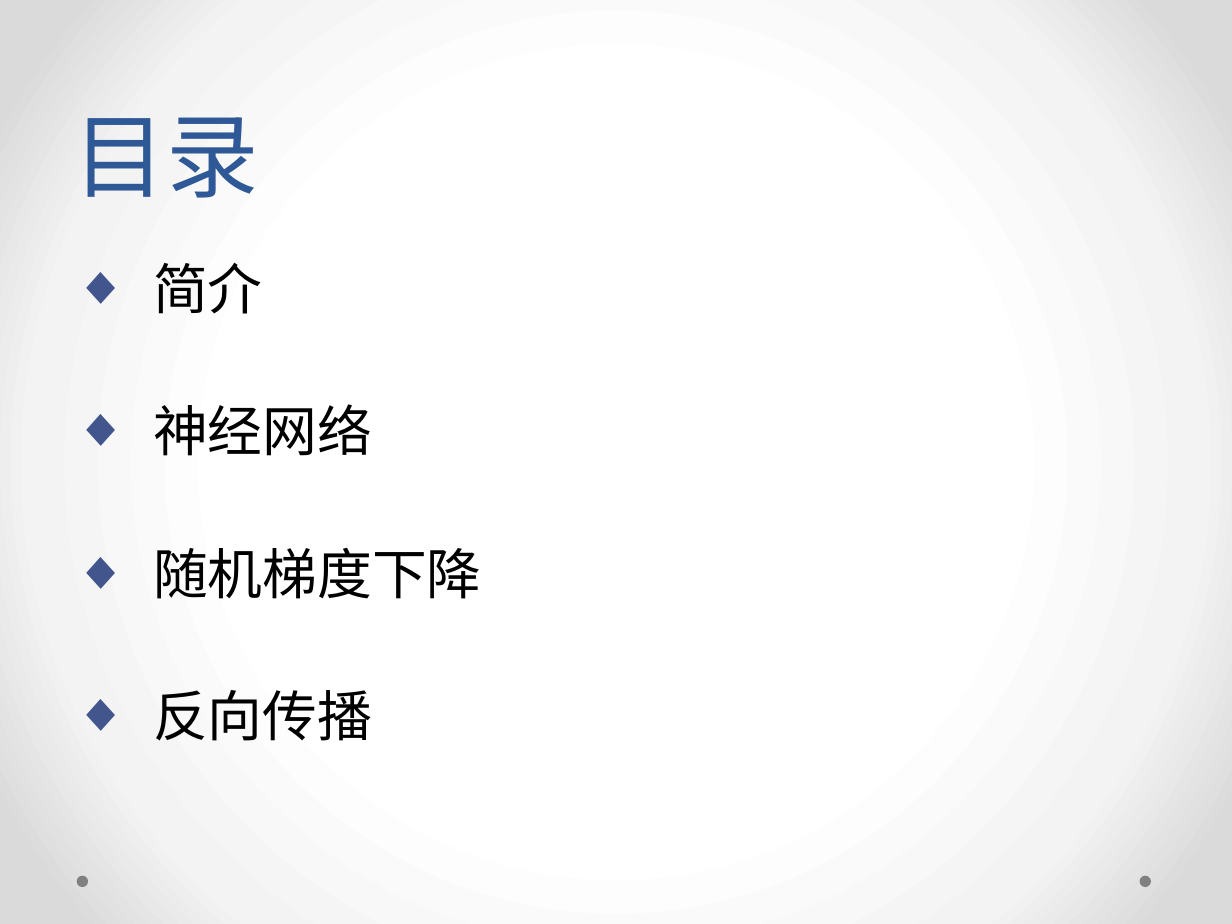
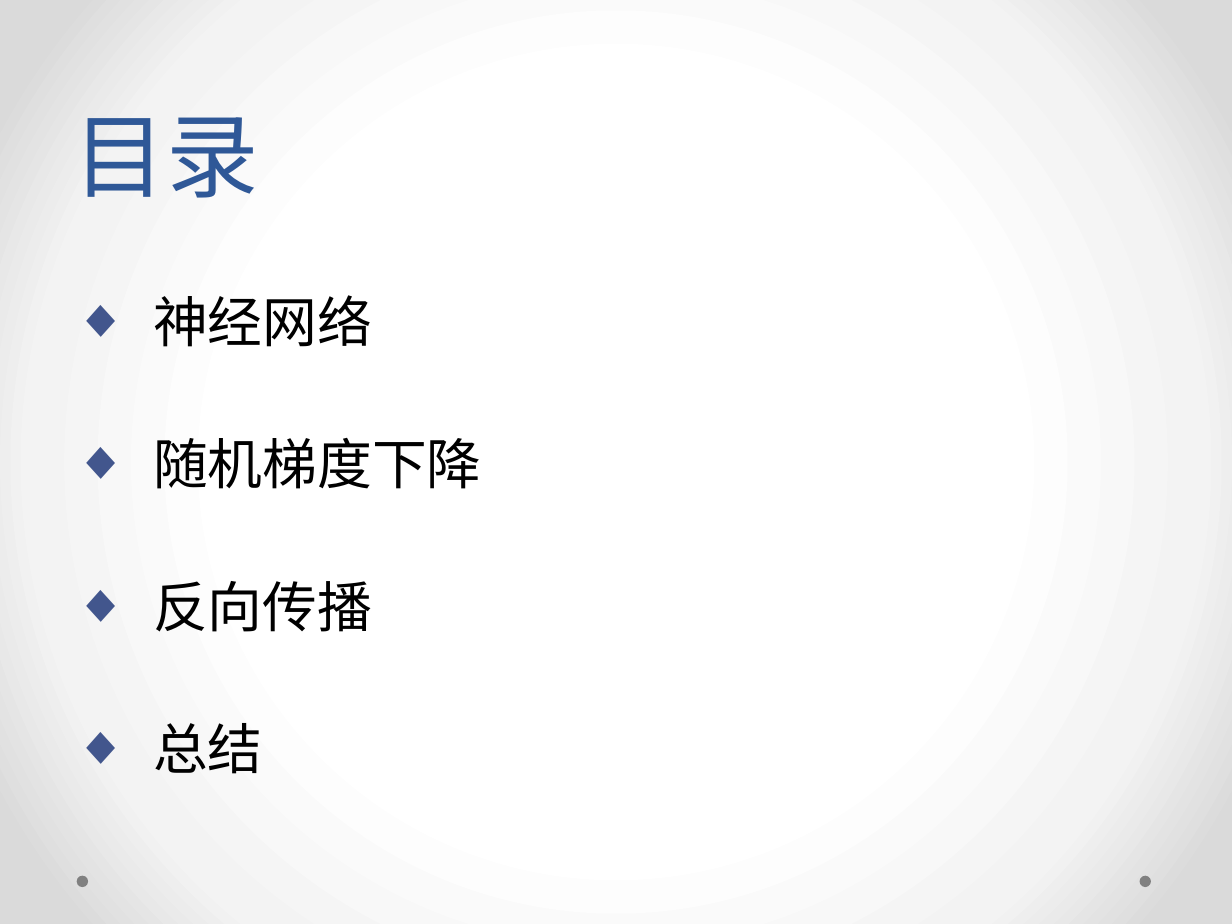
Before and after one commit to yish0000/neuralnetwork, a slide deck: slide 2 of 深度学习数学原理初探.pptx. Drawn at 1232x924 pixels with LibreOffice and Linux fonts; fonts in the diff are those of the drawing; background and template pictures are left out. Boxes give left, top, right and bottom in pixels: in the first picture for what was removed or moved away, otherwise in the second. Text is boxed around its words. In the diff, an @@ line names an element or a change of style, - is before the commit and + after.

```diff
--- a/深度学习数学原理初探.pptx
+++ b/深度学习数学原理初探.pptx
@@ text at [153,263,263,314]: paragraph removed @@
-◆ 简介
@@ text at [153,723,263,774]: paragraph added @@
+◆ 总结
```
Also in this commit, not shown: 2 other slides changed, 24 slides added.
